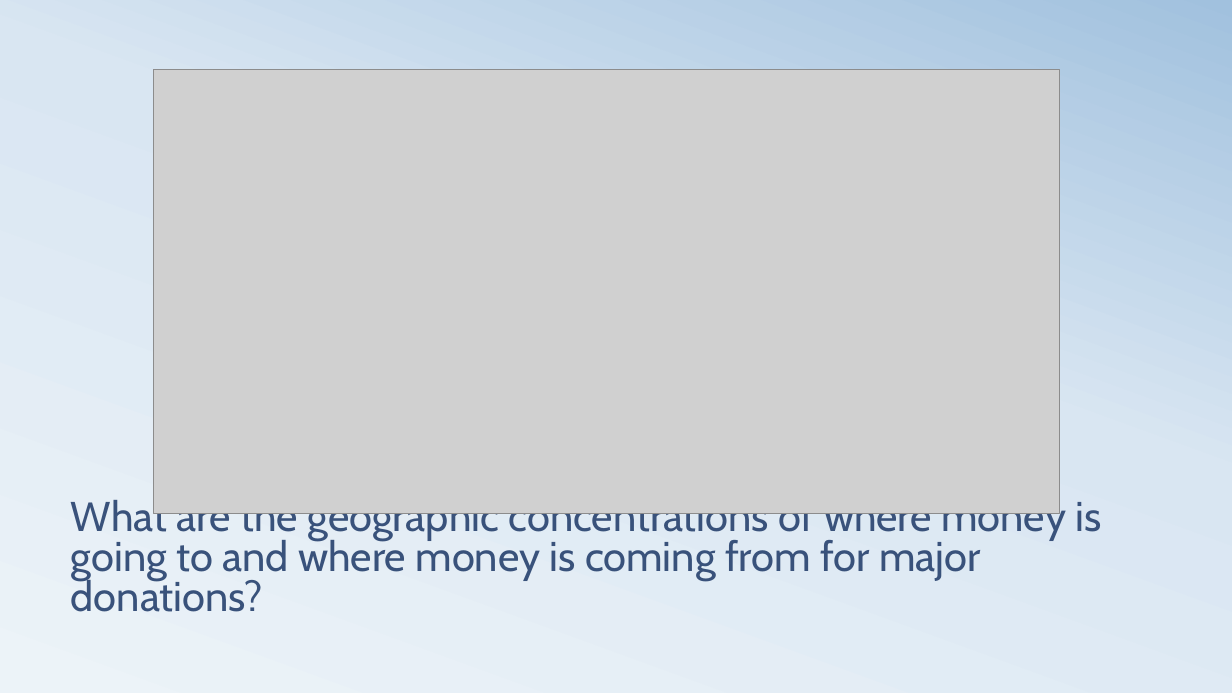
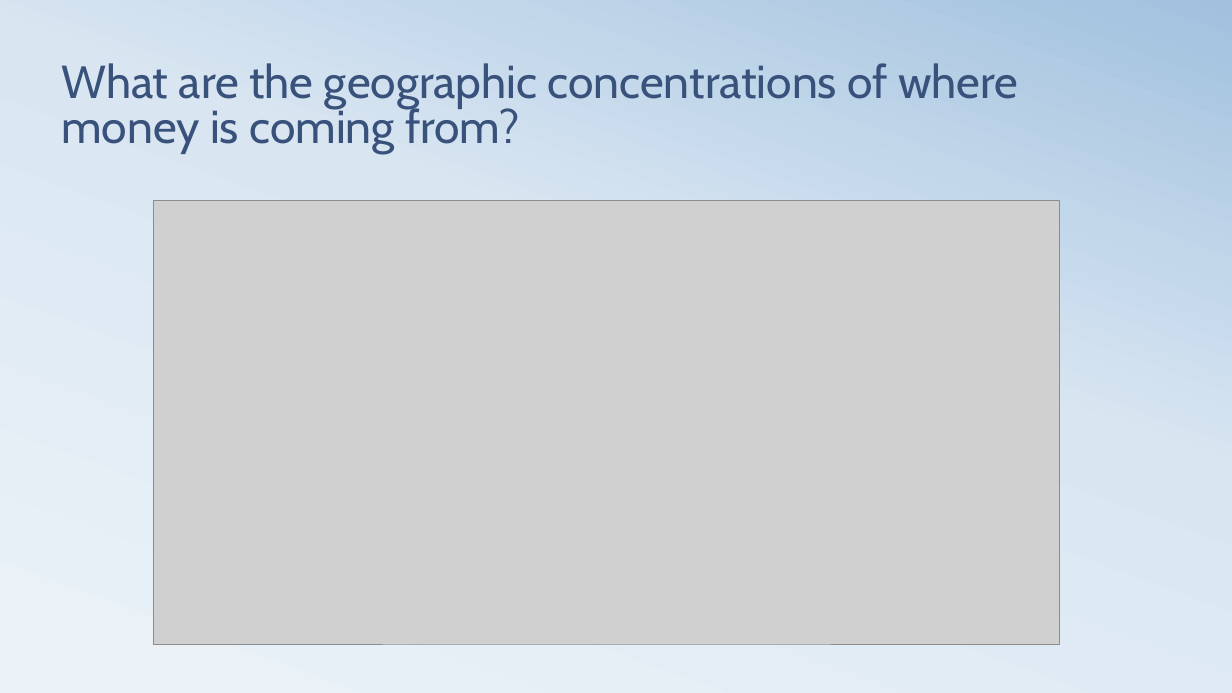
Before and after one commit to kjwunderlich/project-one---sphinx, a slide deck: slide 7 of Team_Sphinx_Presentation_20181011.pptx. Drawn at 1232x693 pixels with LibreOffice and Linux fonts; fonts in the diff are those of the drawing; grey boxes stand for pictures. Boxes give left, top, right and bottom in pixels: in the first picture for what was removed or moved away, otherwise in the second. Text is boxed around its words. In the diff, an @@ line names an element or a change of style, - is before the commit and + after.

```diff
--- a/Team_Sphinx_Presentation_20181011.pptx
+++ b/Team_Sphinx_Presentation_20181011.pptx
@@ title at [61,63,1018,154]: text changed; size 32.4 to 36 pt @@
-What are the geographic concentrations of where money is going to and where money is coming from for major donations?
+What are the geographic concentrations of where money is coming from?
@@ picture: place and size @@
-picture at [153,69,1058,513]
+picture at [153,201,1058,644]
```
Also in this commit, not shown: 10 other slides changed, 2 other files.
